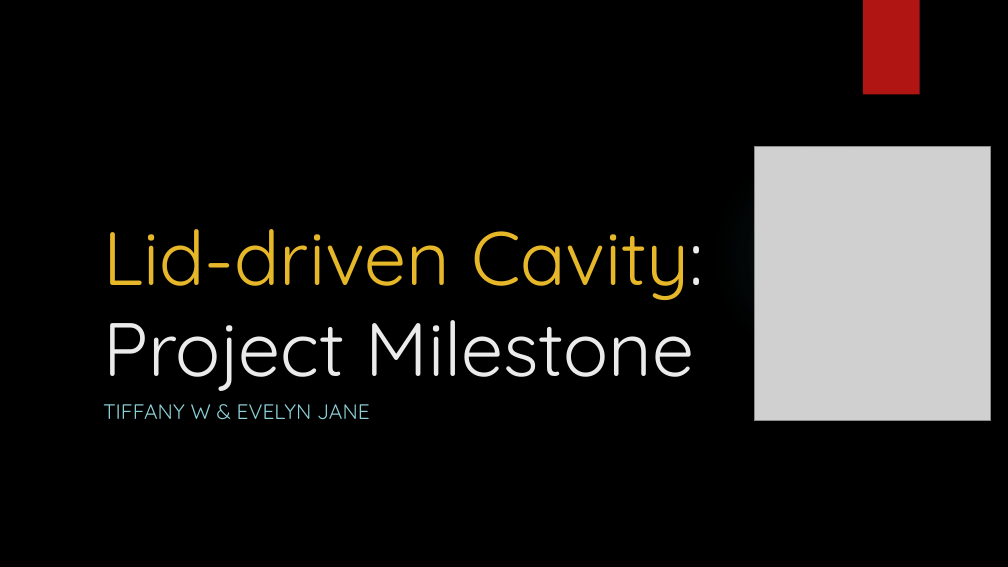
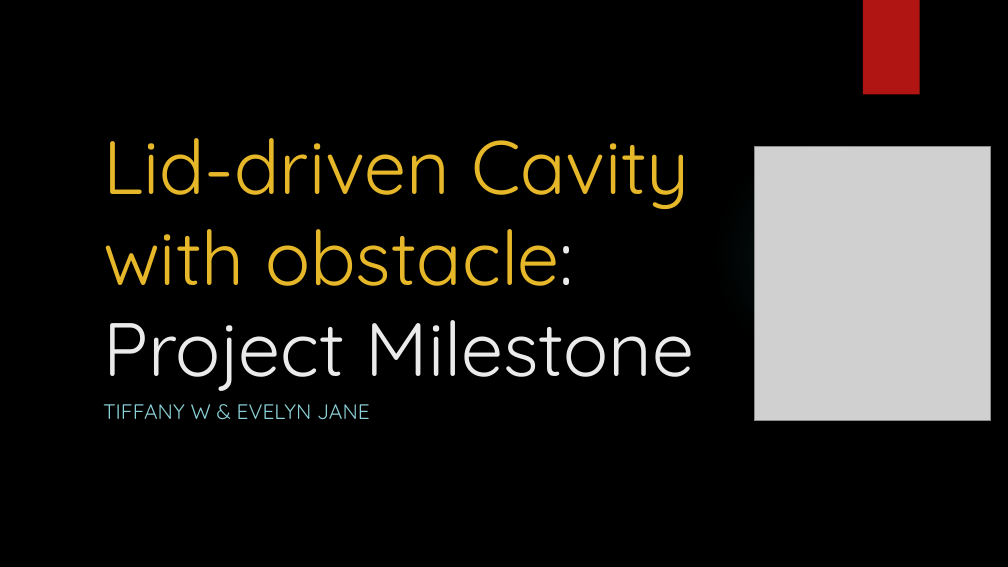
Before and after one commit to frost-drago/Computational-Physics, a slide deck: slide 1 of Project Milestone.pptx. Drawn at 1008x567 pixels with LibreOffice and Linux fonts; fonts in the diff are those of the drawing; grey boxes stand for pictures; background and template pictures are left out. Boxes give left, top, right and bottom in pixels: in the first picture for what was removed or moved away, otherwise in the second. Text is boxed around its words. In the diff, an @@ line names an element or a change of style, - is before the commit and + after.

```diff
--- a/Project Milestone.pptx
+++ b/Project Milestone.pptx
@@ title at [103,138,695,391]: text changed; text colour #EBEBEB to #E6B729 @@
-Lid-driven Cavity:
-Project Milestone
+Lid-driven Cavity with obstacle:
+Project Milestone
```
Also in this commit, not shown: 1 other file.
